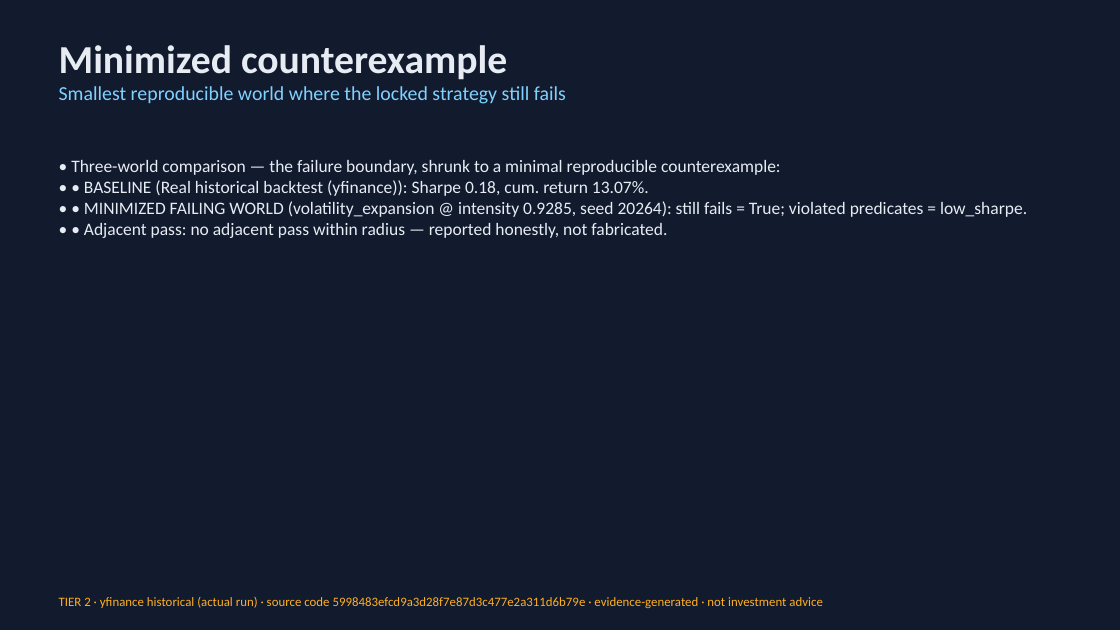
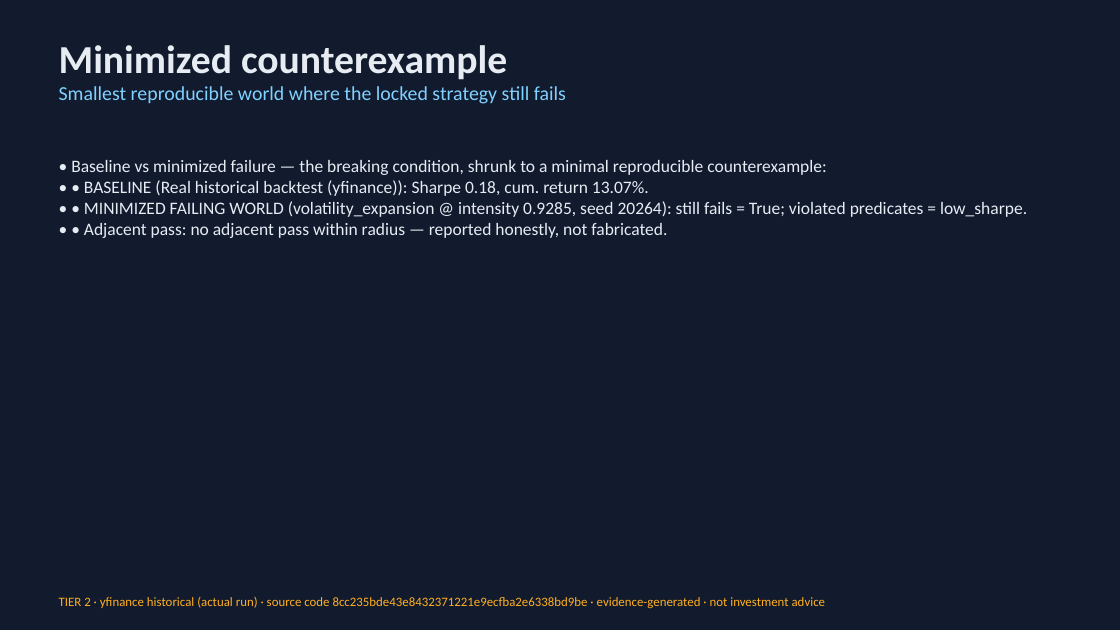
Before and after one commit to Scott-Switzer/market-fuzzer, a slide deck: slide 6 of app/static/pitch-deck/fenrix_deck.pptx. Drawn at 1120x630 pixels with LibreOffice and Linux fonts; fonts in the diff are those of the drawing. Boxes give left, top, right and bottom in pixels: in the first picture for what was removed or moved away, otherwise in the second. Text is boxed around its words. In the diff, an @@ line names an element or a change of style, - is before the commit and + after.

Commit message:
fix: green CI, strengthened audit, deck content + renderer fixes
CI (the red GitHub run):
- Fix Ruff F841 unused 'sub_assets' in delayed-rebalance minimization (the
  direct CI failure).
- .github/workflows/ci.yml: regenerate evidence+deck at HEAD (offline,
  deterministic) before make verify so the independent audit runs (not skips);
  add 'node --check app/static/submission.js' and 'make verify-submission'.

Audit (strengthened, not weakened):
- Source-code SHA must be a REAL commit in the repo AND an ancestor of HEAD
  (rejects fabricated '40 zeros'); manifest, deck_data, and rendered HTML must
  agree on the same source commit. (A tracked file cannot contain its own
  commit SHA, so it is HEAD's ancestor, not HEAD -- verified honestly.)

Deck content + renderer:
- evidence.py now emits real 'regime_matrix' rows + 'predicates' into deck_data.
- Slide 3 reliably renders the committed interface screenshot (copied from
  app/static/pitch-deck/assets into the evidence dir at build time) in HTML/PPTX/PDF.
- Slide 5 shows the real per-mechanism stress matrix (pass/FAIL + predicate).
- Slide 6 renamed 'Baseline vs minimized failure' (honest: demo has no adjacent pass).

PR body rewritten to state known limitations (SAA/TAA examples-only, stress uses
fixed synthetic universe, deck SHA is an ancestor of HEAD not HEAD).

```diff
--- a/app/static/pitch-deck/fenrix_deck.pptx
+++ b/app/static/pitch-deck/fenrix_deck.pptx
@@ text at (71,160,827,175): text changed @@
-• Three-world comparison — the failure boundary, shrunk to a minimal reproducible counterexample:
+• Baseline vs minimized failure — the breaking condition, shrunk to a minimal reproducible counterexample:
@@ text at (59,597,826,608): text changed @@
-TIER 2 · yfinance historical (actual run) · source code 5998483efcd9a3d28f7e87d3c477e2a311d6b79e · evidence-generated · not investment advice
+TIER 2 · yfinance historical (actual run) · source code 8cc235bde43e8432371221e9ecfba2e6338bd9be · evidence-generated · not investment advice
```
Also in this commit, not shown: 4 other slides changed, 8 other files.
